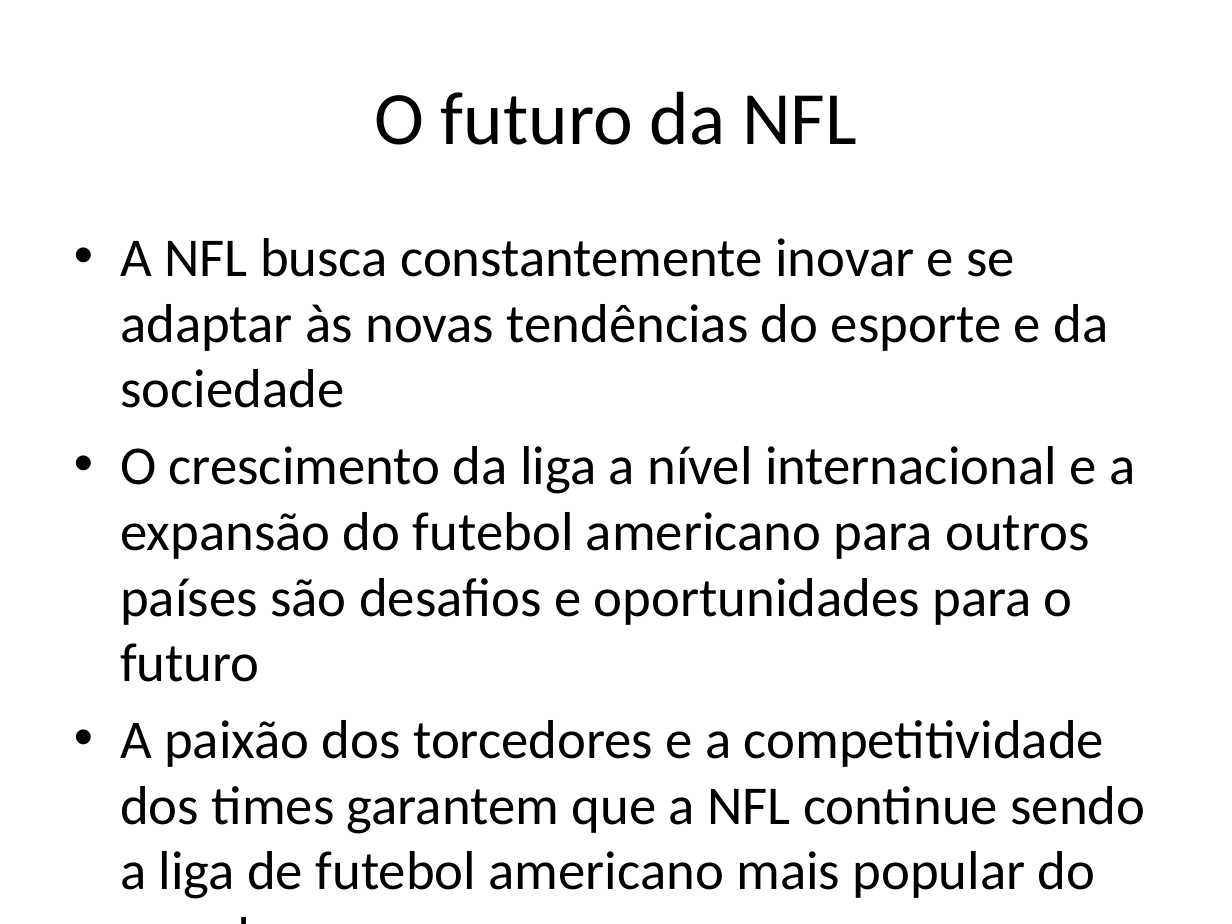
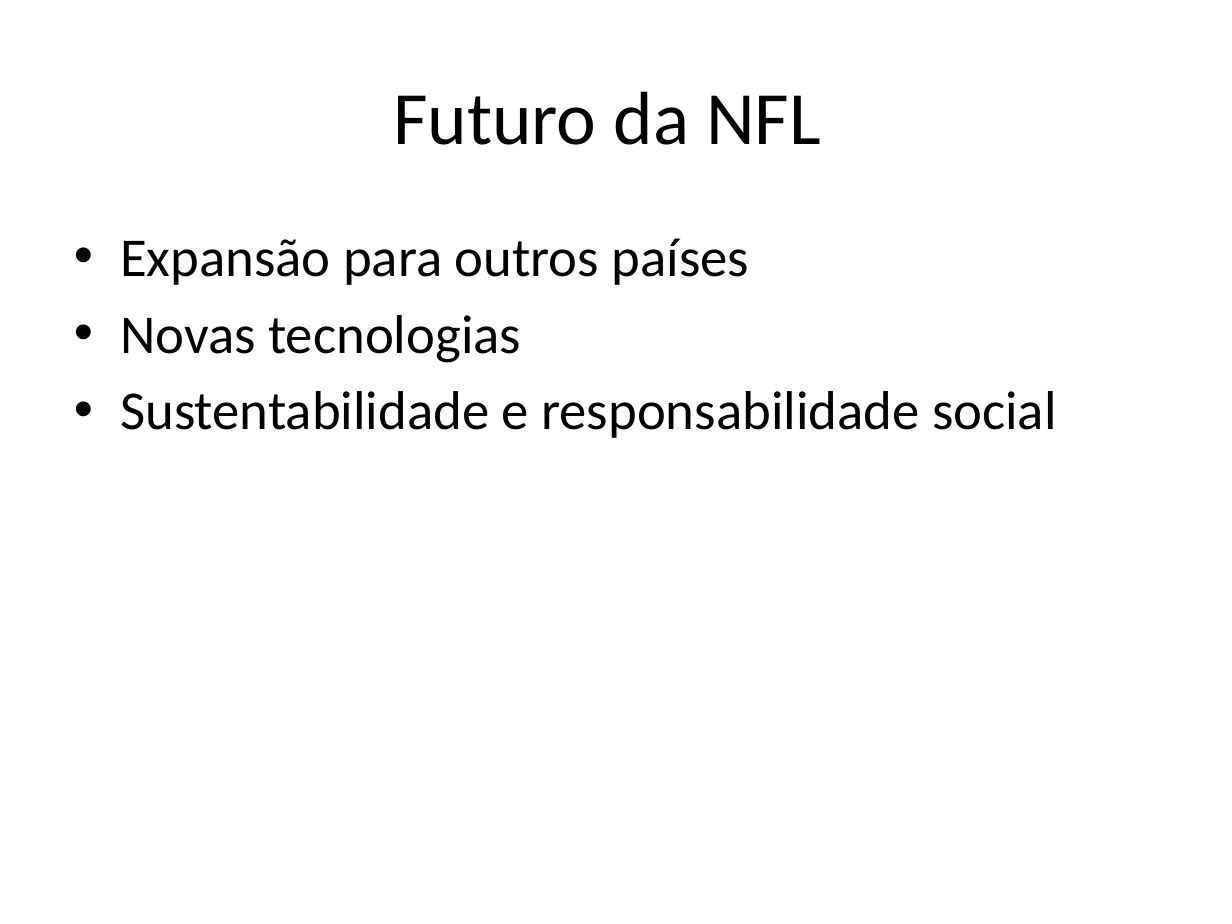
Before and after one commit to lcdlemos/EstagioNutes, a slide deck: slide 18 of IA/auto_apresentacao_IA.pptx (slide 14 before the commit). Drawn at 1232x924 pixels with LibreOffice and Linux fonts; fonts in the diff are those of the drawing. Boxes give left, top, right and bottom in pixels: in the first picture for what was removed or moved away, otherwise in the second. Text is boxed around its words. In the diff, an @@ line names an element or a change of style, - is before the commit and + after.

```diff
--- a/IA/auto_apresentacao_IA.pptx
+++ b/IA/auto_apresentacao_IA.pptx
@@ title at (393,91,821,145): text changed @@
-O futuro da NFL
+Futuro da NFL
@@ text at (120,238,1057,438): text changed @@
-• A NFL busca constantemente inovar e se adaptar às novas tendências do esporte e da sociedade
-• O crescimento da liga a nível internacional e a expansão do futebol americano para outros países são desafios e oportunidades para o futuro
-• A paixão dos torcedores e a competitividade dos times garantem que a NFL continue sendo a liga de futebol americano mais popular do mundo
+• Expansão para outros países
+• Novas tecnologias
+• Sustentabilidade e responsabilidade social
```
Also in this commit, not shown: 8 other slides changed, 9 slides added, 5 slides removed, 7 other files.
